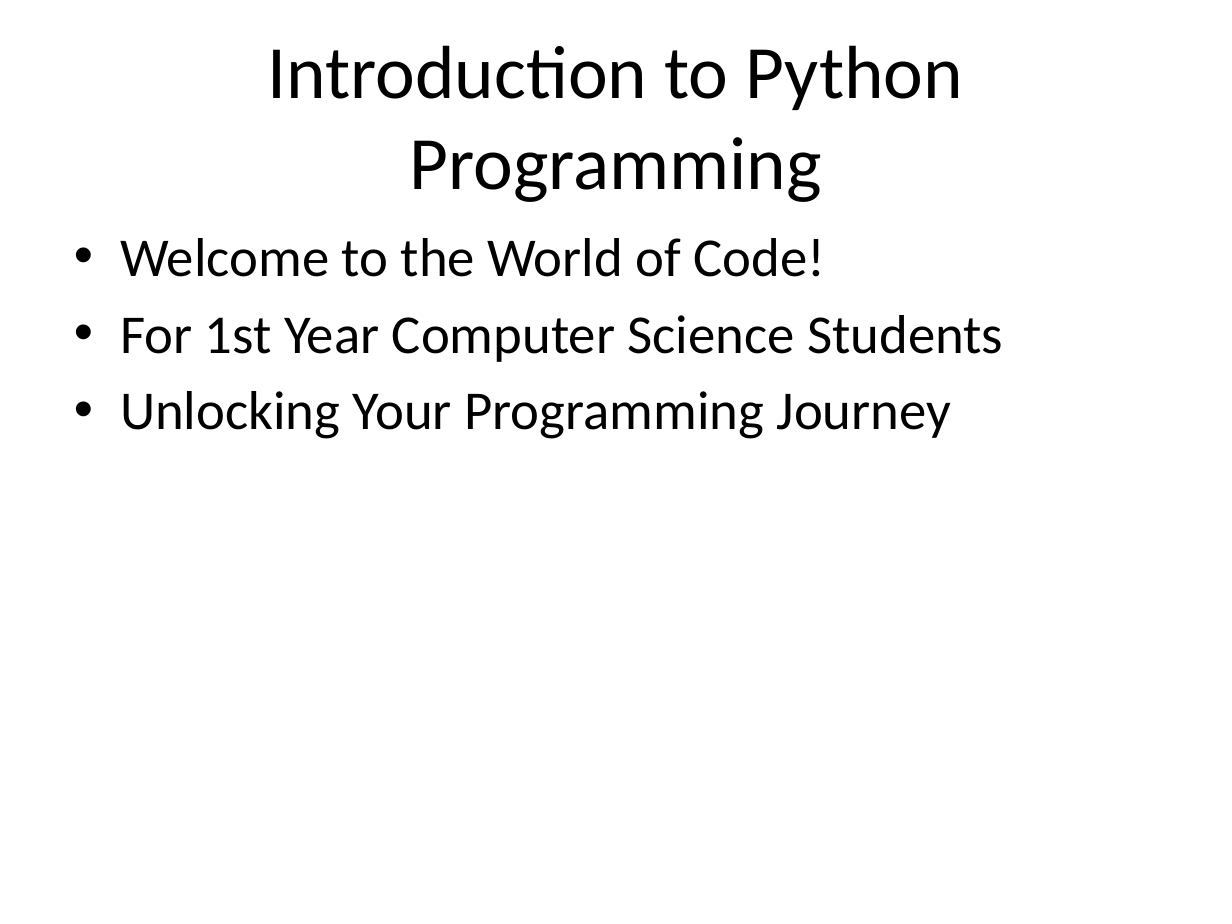
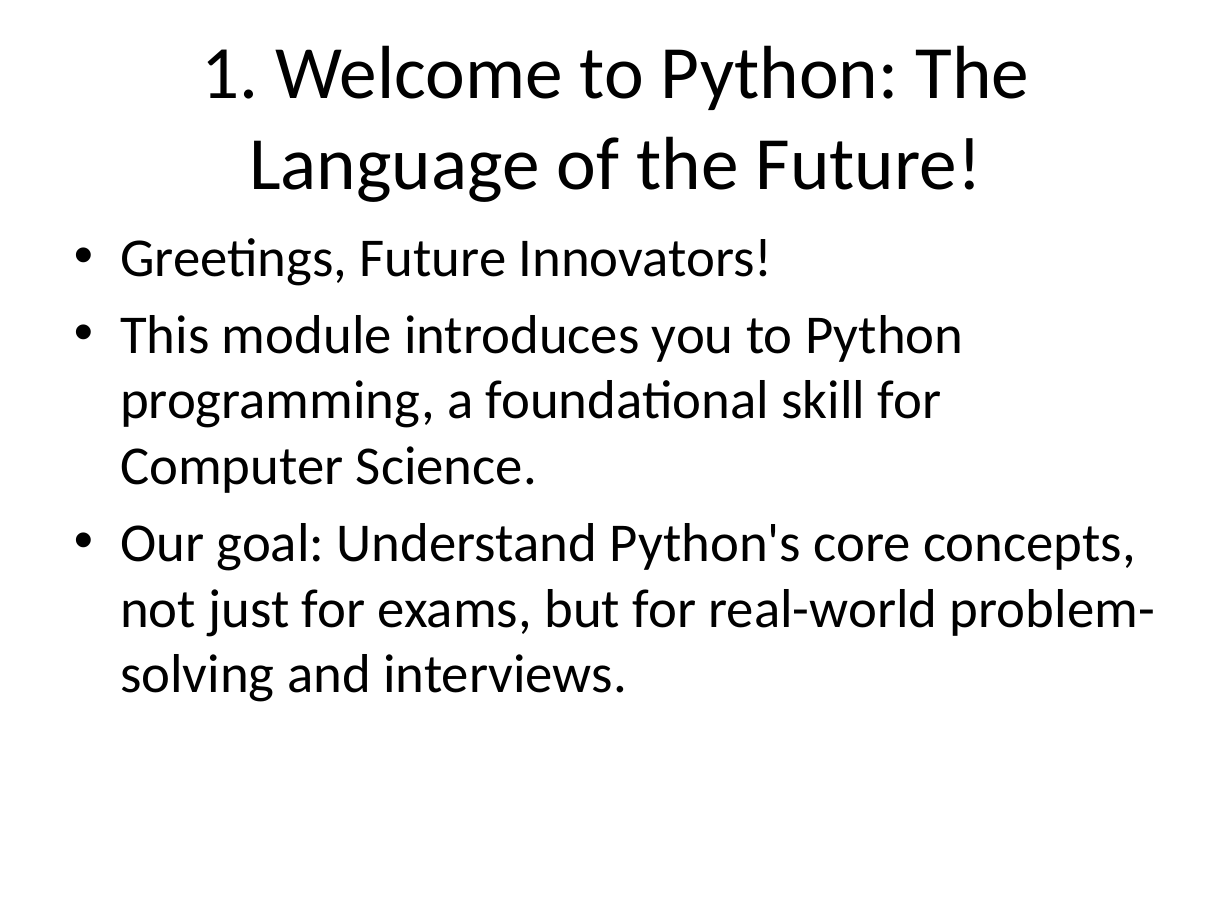
Before and after one commit to priyanshu-k712/NLC-Assignment, a slide deck: slide 1 of data/output.pptx. Drawn at 1232x924 pixels with LibreOffice and Linux fonts; fonts in the diff are those of the drawing. Boxes give left, top, right and bottom in pixels: in the first picture for what was removed or moved away, otherwise in the second. Text is boxed around its words. In the diff, an @@ line names an element or a change of style, - is before the commit and + after.

```diff
--- a/data/output.pptx
+++ b/data/output.pptx
@@ title at (201,45,1030,202): text changed @@
-Introduction to Python Programming
+1. Welcome to Python: The Language of the Future!
@@ text at (120,238,1155,702): text changed @@
-• Welcome to the World of Code!
-• For 1st Year Computer Science Students
-• Unlocking Your Programming Journey
+• Greetings, Future Innovators!
+• This module introduces you to Python programming, a foundational skill for Computer Science.
+• Our goal: Understand Python's core concepts, not just for exams, but for real-world problem-solving and interviews.
```
Also in this commit, not shown: 10 other slides changed, 3 slides added, 6 slides removed, 2 other files.
